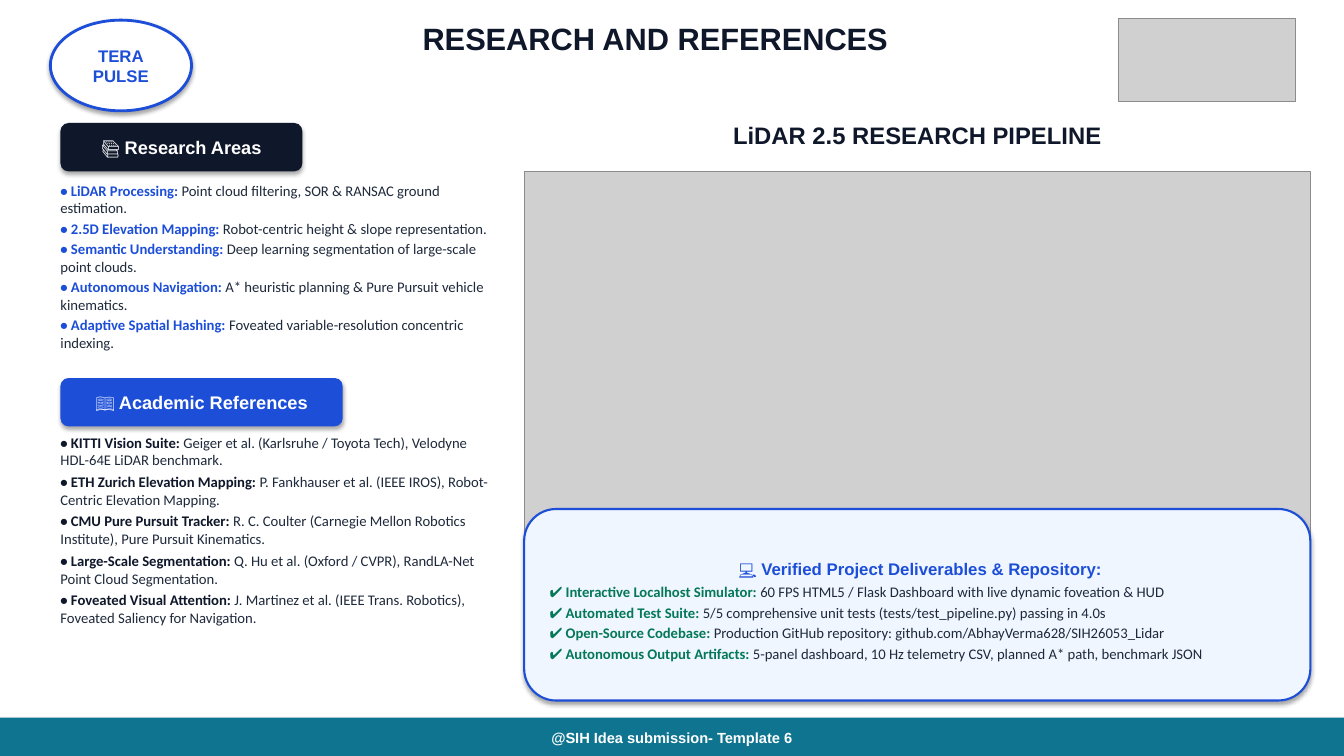
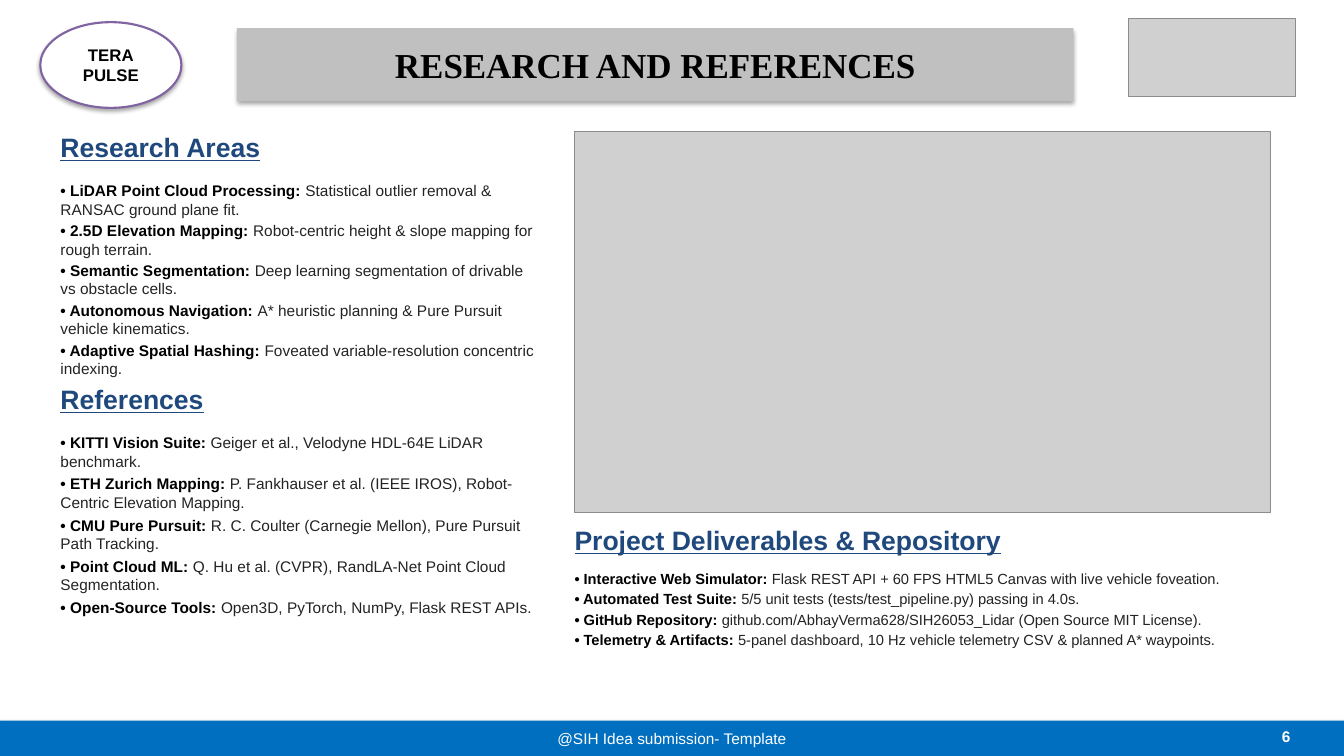
Before and after one commit to AbhayVerma628/SIh26053_Lidar, a slide deck: slide 6 of docs/SIH26053_TeraPulse_Official_Presentation.pptx. Drawn at 1344x756 pixels with LibreOffice and Linux fonts; fonts in the diff are those of the drawing; grey boxes stand for pictures. Boxes give left, top, right and bottom in pixels: in the first picture for what was removed or moved away, otherwise in the second. Text is boxed around its words. In the diff, an @@ line names an element or a change of style, - is before the commit and + after.

Commit message:
docs: finalize authentic visual SIH presentation matching original template with enlarged fonts and Member 6

```diff
--- a/docs/SIH26053_TeraPulse_Official_Presentation.pptx
+++ b/docs/SIH26053_TeraPulse_Official_Presentation.pptx
@@ ellipse "TERA PULSE" resized from (x1=50, y1=20, x2=192, y2=111) to (x1=40, y1=22, x2=181, y2=108) @@
@@ ellipse "TERA PULSE" at (x1=40, y1=22, x2=181, y2=108): text colour #1D4ED8 to #000000; outline #1D4ED8 2 pt to #8063A1 1.5 pt @@
@@ rectangle "RESEARCH AND REFERENCES" resized from (x1=423, y1=28, x2=888, y2=51) to (x1=237, y1=28, x2=1074, y2=101) @@
@@ rectangle "RESEARCH AND REFERENCES" at (x1=237, y1=28, x2=1074, y2=101): size 22 to 25 pt, font Arial to Times New Roman, text colour #0F172A to #000000; vertical alignment top to middle; fill none to #BFC0BF; shadow on @@
@@ picture resized from (x1=1119, y1=18, x2=1296, y2=102) to (x1=1129, y1=18, x2=1296, y2=97) @@
@@ text at (x1=60, y1=137, x2=260, y2=161): text changed; size 13 to 19 pt; text colour #FFFFFF to #1F487C @@
-📚 Research Areas
+Research Areas
@@ text "Research Areas" moved from (x1=60, y1=123, x2=302, y2=171) to (x1=60, y1=137, x2=260, y2=161) @@
@@ text "Research Areas" at (x1=60, y1=137, x2=260, y2=161): vertical alignment middle to top; fill #0F172A to none; shadow off @@
@@ picture resized from (x1=524, y1=171, x2=1311, y2=603) to (x1=575, y1=131, x2=1270, y2=513) @@
@@ text removed at (x1=733, y1=126, x2=1102, y2=145) @@
-LiDAR 2.5 RESEARCH PIPELINE
@@ text at (x1=60, y1=185, x2=533, y2=294): text changed; size 10.5 to 11 pt; font Calibri to Arial; text colour #1E293B to #232323 @@
-• LiDAR Processing: Point cloud filtering, SOR & RANSAC ground estimation.
-• 2.5D Elevation Mapping: Robot-centric height & slope representation.
-• Semantic Understanding: Deep learning segmentation of large-scale point clouds.
+• LiDAR Point Cloud Processing: Statistical outlier removal & RANSAC ground plane fit.
+• 2.5D Elevation Mapping: Robot-centric height & slope mapping for rough terrain.
+• Semantic Segmentation: Deep learning segmentation of drivable vs obstacle cells.
@@ text at (x1=60, y1=305, x2=533, y2=359): size 10.5 to 11 pt, font Calibri to Arial in "• Autonomous Navigation: A* heuristic planning & ...", "• Adaptive Spatial Hashing: Foveated variable-resolution con ..."; text colour #1D4ED8 to #000000 in "• Autonomous Navigation:", "• Adaptive Spatial Hashing:"; text colour #1E293B to #232323 in "A* heuristic planning & Pure Pursuit vehicle ...", "Foveated variable-resolution concentric indexing." @@
@@ text at (x1=60, y1=389, x2=203, y2=413): text changed; size 13 to 19 pt; text colour #FFFFFF to #1F487C @@
-📖 Academic References
+References
@@ text "References" moved from (x1=60, y1=378, x2=343, y2=426) to (x1=60, y1=389, x2=203, y2=413) @@
@@ text "References" at (x1=60, y1=389, x2=203, y2=413): vertical alignment middle to top; fill #1D4ED8 to none; shadow off @@
@@ text at (x1=60, y1=437, x2=532, y2=617): text changed; size 10.5 to 11 pt; font Calibri to Arial; text colour #1E293B to #232323 @@
-• KITTI Vision Suite: Geiger et al. (Karlsruhe / Toyota Tech), Velodyne HDL-64E LiDAR benchmark.
-• ETH Zurich Elevation Mapping: P. Fankhauser et al. (IEEE IROS), Robot-Centric Elevation Mapping.
-• CMU Pure Pursuit Tracker: R. C. Coulter (Carnegie Mellon Robotics Institute), Pure Pursuit Kinematics.
-• Large-Scale Segmentation: Q. Hu et al. (Oxford / CVPR), RandLA-Net Point Cloud Segmentation.
-• Foveated Visual Attention: J. Martinez et al. (IEEE Trans. Robotics), Foveated Saliency for Navigation.
+• KITTI Vision Suite: Geiger et al., Velodyne HDL-64E LiDAR benchmark.
+• ETH Zurich Mapping: P. Fankhauser et al. (IEEE IROS), Robot-Centric Elevation Mapping.
+• CMU Pure Pursuit: R. C. Coulter (Carnegie Mellon), Pure Pursuit Path Tracking.
+• Point Cloud ML: Q. Hu et al. (CVPR), RandLA-Net Point Cloud Segmentation.
+• Open-Source Tools: Open3D, PyTorch, NumPy, Flask REST APIs.
@@ text added at (x1=575, y1=530, x2=1001, y2=556), 19 pt, text #1F487C, bold, underline @@
+Project Deliverables & Repository
@@ text "• Interactive Web Simulator: Flask ..." moved from (x1=524, y1=509, x2=1311, y2=701) to (x1=583, y1=573, x2=1219, y2=648) @@
@@ text "• Interactive Web Simulator: Flask ..." at (x1=583, y1=573, x2=1219, y2=648): vertical alignment middle to top; fill #EFF6FF to none; outline #1D4ED8 1.5 pt to none; shadow off @@
@@ text at (x1=583, y1=573, x2=1219, y2=648): text changed; font Calibri to Arial; text colour #1E293B to #232323 @@
-💻 Verified Project Deliverables & Repository:
-✔ Interactive Localhost Simulator: 60 FPS HTML5 / Flask Dashboard with live dynamic foveation & HUD
-✔ Automated Test Suite: 5/5 comprehensive unit tests (tests/test_pipeline.py) passing in 4.0s
-✔ Open-Source Codebase: Production GitHub repository: github.com/AbhayVerma628/SIH26053_Lidar
-✔ Autonomous Output Artifacts: 5-panel dashboard, 10 Hz telemetry CSV, planned A* path, benchmark JSON
+• Interactive Web Simulator: Flask REST API + 60 FPS HTML5 Canvas with live vehicle foveation.
+• Automated Test Suite: 5/5 unit tests (tests/test_pipeline.py) passing in 4.0s.
+• GitHub Repository: github.com/AbhayVerma628/SIH26053_Lidar (Open Source MIT License).
+• Telemetry & Artifacts: 5-panel dashboard, 10 Hz vehicle telemetry CSV & planned A* waypoints.
@@ rectangle "@SIH Idea submission- Template" at (x1=0, y1=721, x2=1344, y2=756): fill #0E7490 to #006FC0 @@
@@ text in rectangle at (x1=557, y1=733, x2=787, y2=748): text changed; size 10.5 to 11 pt; bold off @@
-@SIH Idea submission- Template 6
+@SIH Idea submission- Template
@@ text added at (x1=1282, y1=731, x2=1291, y2=742), 11 pt, text #FFFFFF, bold @@
+6
```
Also in this commit, not shown: 4 other slides changed, 1 slide added, 1 slide removed, 8 other files.
